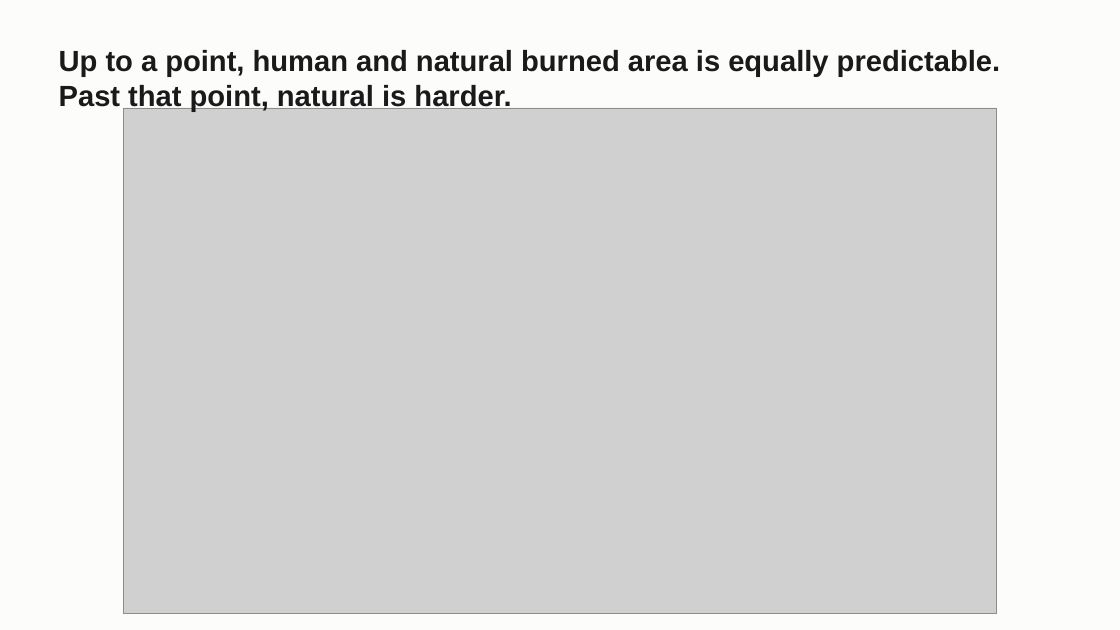
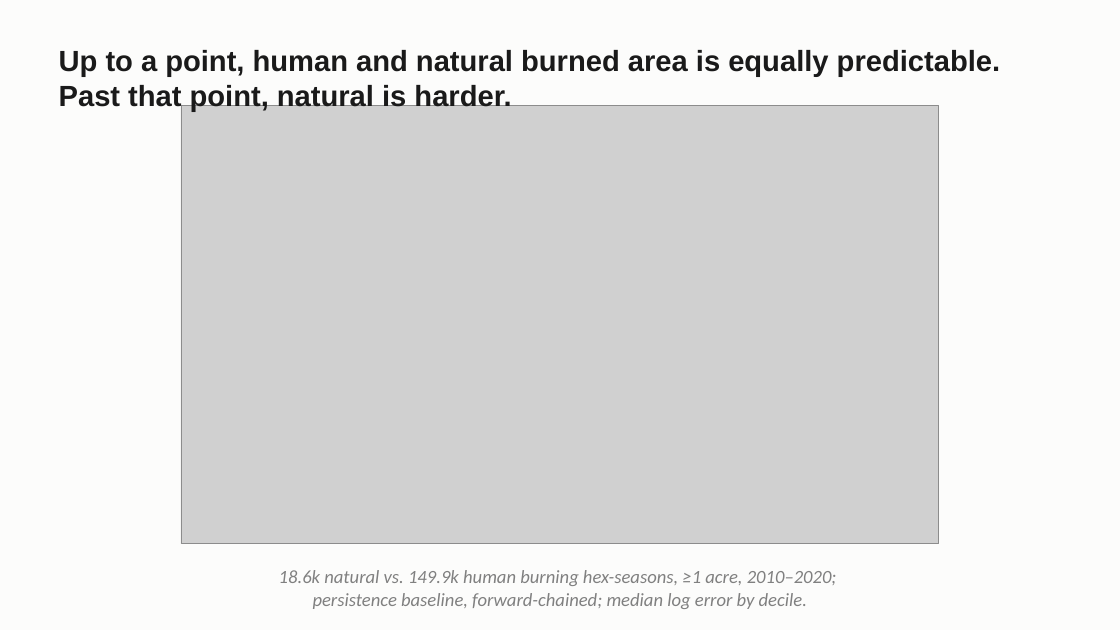
Before and after one commit to craig-rudman/MSDS696, a slide deck: slide 9 of coursework/W7/MSDS696_W7_Deck.pptx. Drawn at 1120x630 pixels with LibreOffice and Linux fonts; fonts in the diff are those of the drawing; grey boxes stand for pictures. Boxes give left, top, right and bottom in pixels: in the first picture for what was removed or moved away, otherwise in the second. Text is boxed around its words. In the diff, an @@ line names an element or a change of style, - is before the commit and + after.

```diff
--- a/coursework/W7/MSDS696_W7_Deck.pptx
+++ b/coursework/W7/MSDS696_W7_Deck.pptx
@@ picture: place and size @@
-picture at box(124, 108, 997, 613)
+picture at box(181, 105, 939, 544)
@@ text added at box(279, 570, 837, 609), 16 pt, text #808080, italic @@
+18.6k natural vs. 149.9k human burning hex-seasons, ≥1 acre, 2010–2020;
+persistence baseline, forward-chained; median log error by decile.
```
Also in this commit, not shown: 15 other slides changed, 1 other file.
